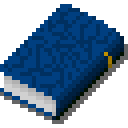
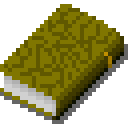
The second 128 x 128 image is a revision of the first. Changes to its layers:
added layer "yellow" above "cyan" over [0, 4, 124, 120]
hid "blue" over [0, 4, 124, 120]
